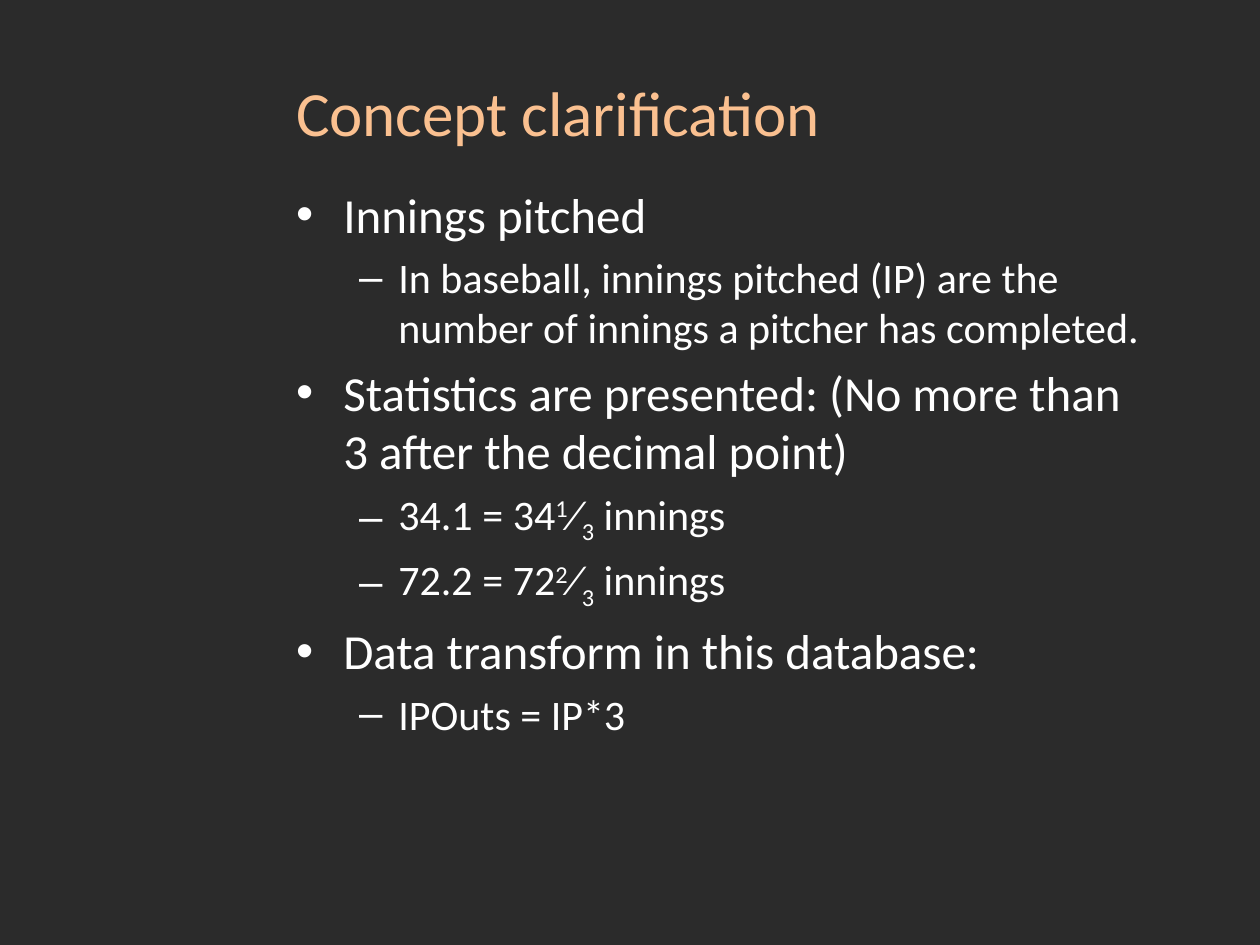
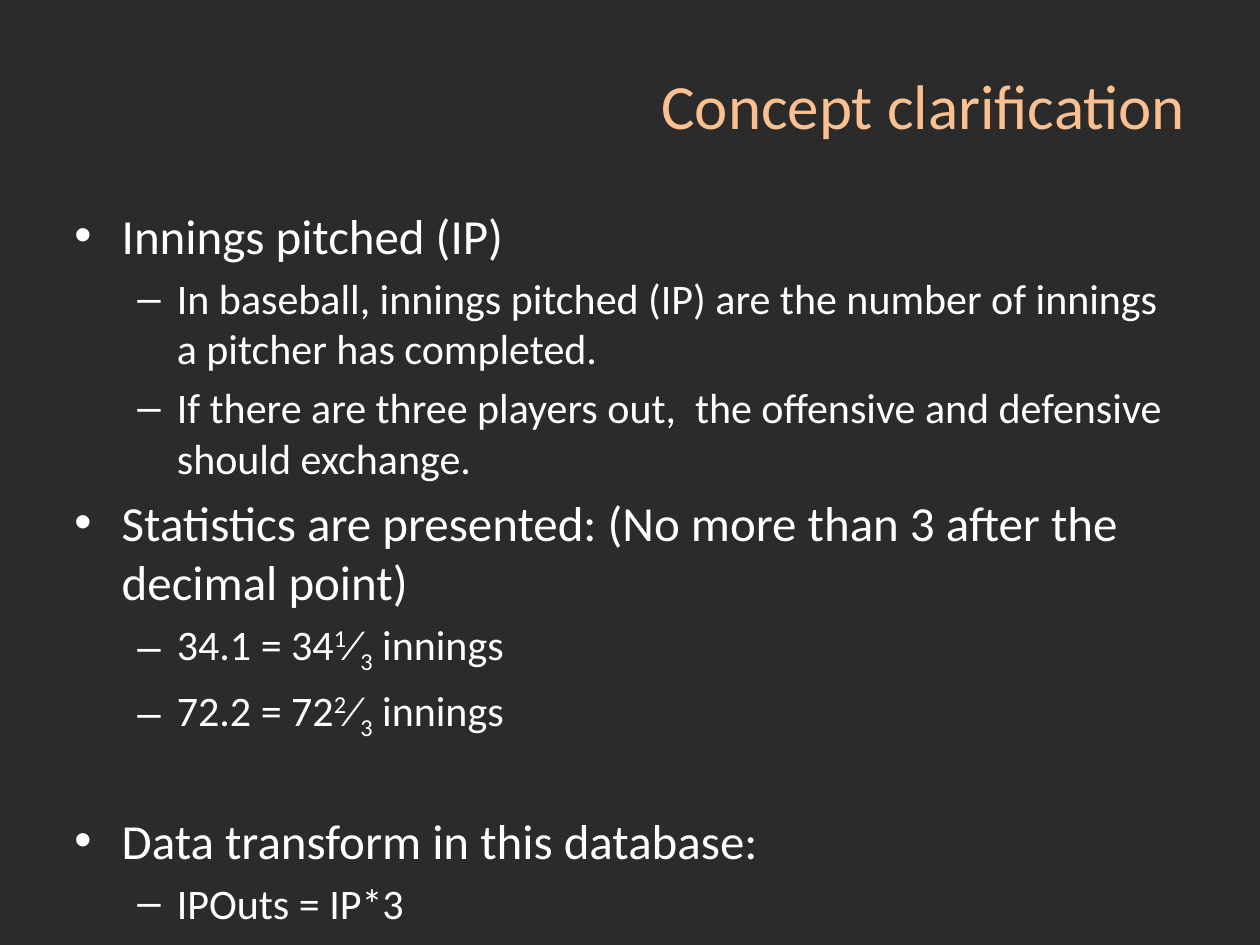
Before and after one commit to JeffWang0501/VALabProject2016, a slide deck: slide 14 of VA_Project_Proposal.pptx (slide 12 before the commit). Drawn at 1260x945 pixels with LibreOffice and Linux fonts; fonts in the diff are those of the drawing; background and template pictures are left out; a plain dark background stands for a picture behind light text. Boxes give left, top, right and bottom in pixels: in the first picture for what was removed or moved away, otherwise in the second. Text is boxed around its words. In the diff, an @@ line names an element or a change of style, - is before the commit and + after.

```diff
--- a/VA_Project_Proposal.pptx
+++ b/VA_Project_Proposal.pptx
@@ title "Concept clarification": place and size @@
-title "Concept clarification" at <box>296,92,820,146</box>
+title "Concept clarification" at <box>661,85,1185,139</box>
@@ title "Concept clarification" at <box>661,85,1185,139</box>: alignment left to right @@
@@ text "Innings pitched (IP)": place and size @@
-text "Innings pitched (IP)" at <box>343,199,1139,731</box>
+text "Innings pitched (IP)" at <box>122,218,1162,860</box>
@@ text at <box>122,218,503,263</box>: text changed @@
-• Innings pitched
+• Innings pitched (IP)
@@ text at <box>177,394,1162,482</box>: paragraph added @@
+  – If there are three players out, the offensive and defensive should exchange.
```
Also in this commit, not shown: 9 other slides changed, 1 slide added.
